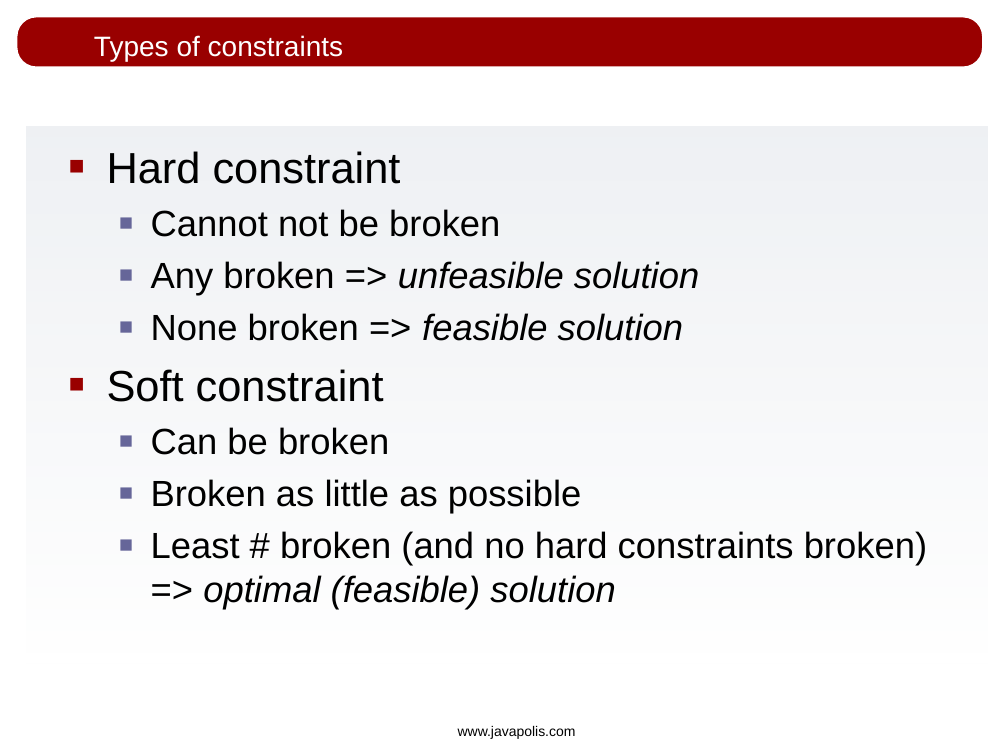
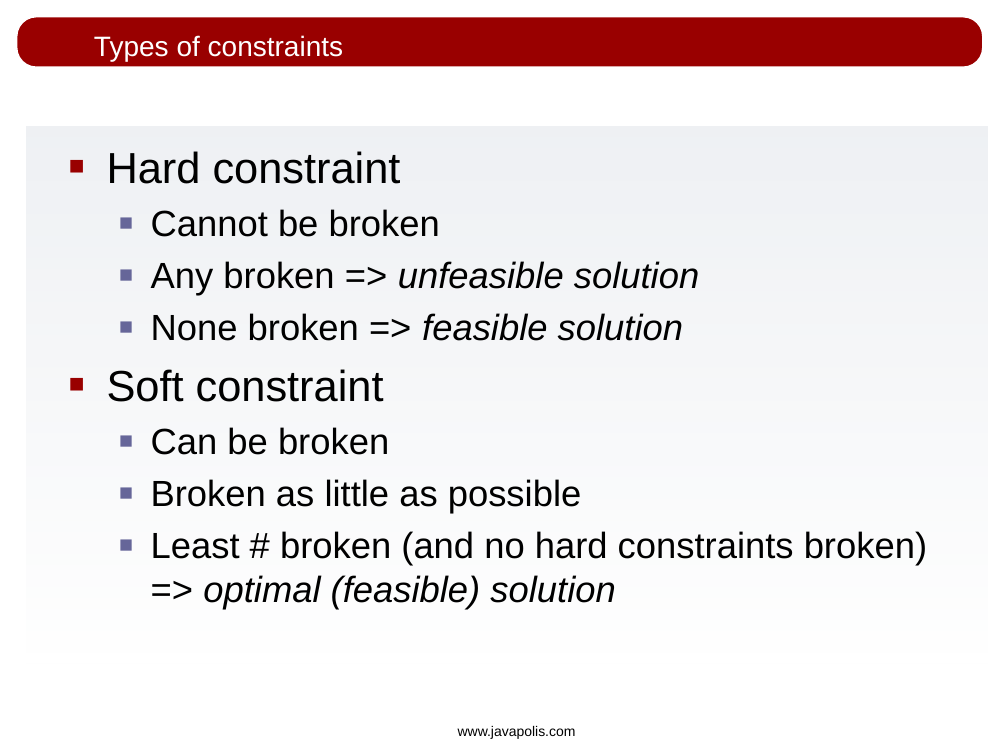
Before and after one commit to apache/incubator-kie-optaplanner, a slide deck: slide 8 of drools-solver/src/presentations/drools-solver_javapolis_2007.odp. Drawn at 1008x756 pixels with LibreOffice and Linux fonts; fonts in the diff are those of the drawing; background and template pictures are left out. Boxes give left, top, right and bottom in pixels: in the first picture for what was removed or moved away, otherwise in the second. Text is boxed around its words. In the diff, an @@ line names an element or a change of style, - is before the commit and + after.

```diff
--- a/drools-solver/src/presentations/drools-solver_javapolis_2007.odp
+++ b/drools-solver/src/presentations/drools-solver_javapolis_2007.odp
@@ text at (151,209,440,237): text changed @@
-  ■ Cannot not be broken
+  ■ Cannot be broken
```
Also in this commit, not shown: 1 other slide changed.
